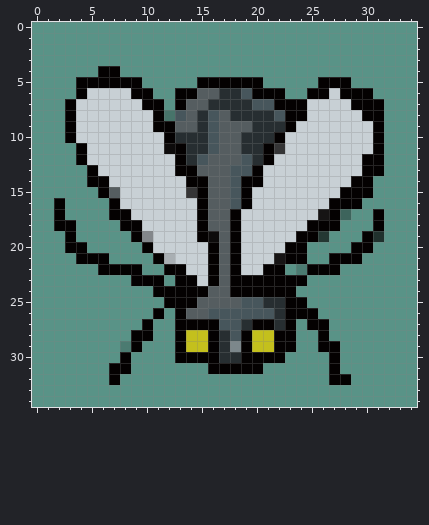
One commit to this pixel-art sprite: Imagenes/moscaopendown.png. This is how it looked before the edit.
The file is 35x35 pixels. Colours within 5 levels of each other are drawn and written as one.
After the commit:
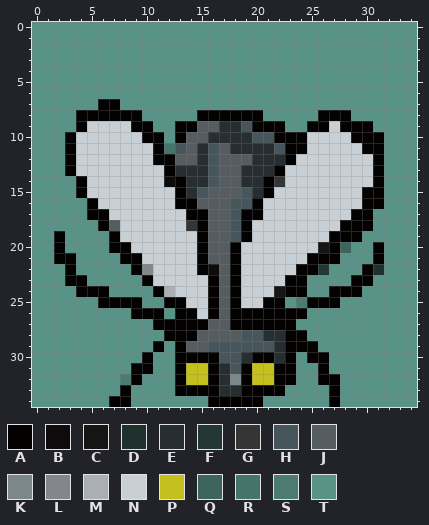
Palette (. is transparent): A #040101  B #0d0b0b  C #161414  D #20312d  E #272e31  F #243833  G #353536  H #47565c  J #555d60  K #7c878b  L #83878b  M #a9afb3  N #c8d0d5  P #c4c01d  Q #3d645c  R #47746a  S #4b7b71  T #599387
Changes in this commit:
@@ x 0..34 @@
  3 TTTTTTTTTTTTTTTTTTTTTTTTTTTTTTTTTTT
- 4 TTTTTTAATTTTTTTTTTTTTTTTTTTTTTTTTTT
- 5 TTTTAAAAAATTTTTAAAAAATTTTTAAATTTTTT
- 6 TTTTANNNNAATTAAJJEEHAAATTAANAAATTTT
- 7 TTTANNNNNNAATAJJEEEEHHAAANNNNAAATTT
- 8 TTTANNNNNNNARHJEHJEEEEHAANNNNNAATTT
- 9 TTTANNNNNNNAAJJEHJJJEEEANNNNNNNATTT
-10 TTTANNNNNNNNAEEEHJJEEEANNNNNNNNATTT
-11 TTTTANNNNNNNBAEEHJJEEAGNNNNNNNNATTT
-12 TTTTANNNNNNNNAEHJJJHEANNNNNNNNAATTT
-13 TTTTTANNNNNNNAAJJJHHANNNNNNNNNAATTT
-14 TTTTTAANNNNNNNAAJJHAANNNNNNNNAATTTT
-15 TTTTTTAJNNNNNNGAJJHANNNNNNNNAAATTTT
-16 TTATTTTANNNNNNNAJJHANNNNNNNAAATTTTT
-17 TTATTTTAANNNNNNAJJANNNNNNNCAQTTATTT
-18 TTAATTTTAANNNNNAJJANNNNNNAAATTTATTT
-19 TTTATTTTTALNNNNABJANNNNNAAFTTTADTTT
-20 TTTAATTTTTANNNNNAJANNNNAATTTTAATTTT
-21 TTTTAAATTTTAMNNNAJANNNCAATTAAATTTTT
-22 TTTTTTAAAATTAANNAJANNAATSAAATTTTTTT
-23 TTTTTTTTTAAATAANAJAAAAAAATTTTTTTTTT
-24 TTTTTTTTTTTAAAAAJJAAAAAATTTTTTTTTTT
-25 TTTTTTTTTTTTAAAJJJJHHEEAATTTTTTTTTT
-26 TTTTTTTTTTTATAJJHHHHHHEAAATTTTTTTTT
-27 TTTTTTTTTTATTAAAAHHEAAEATAATTTTTTTT
-28 TTTTTTTTTAATTAPPAEHAPPAATTATTTTTTTT
-29 TTTTTTTTSATTTAPPAEKAPPAATTAATTTTTTT
-30 TTTTTTTTATTTTAAAAEEAAAATTTTATTTTTTT
-31 TTTTTTTAATTTTTTTAAAAATTTTTTATTTTTTT
-32 TTTTTTTATTTTTTTTTTTTTTTTTTTAATTTTTT
-33 TTTTTTTTTTTTTTTTTTTTTTTTTTTTTTTTTTT
-34 TTTTTTTTTTTTTTTTTTTTTTTTTTTTTTTTTTT
+ 4 TTTTTTTTTTTTTTTTTTTTTTTTTTTTTTTTTTT
+ 5 TTTTTTTTTTTTTTTTTTTTTTTTTTTTTTTTTTT
+ 6 TTTTTTTTTTTTTTTTTTTTTTTTTTTTTTTTTTT
+ 7 TTTTTTAATTTTTTTTTTTTTTTTTTTTTTTTTTT
+ 8 TTTTAAAAAATTTTTAAAAAATTTTTAAATTTTTT
+ 9 TTTTANNNNAATTAAJJEEHAAATTAANAAATTTT
+10 TTTANNNNNNAATAJJEEEEHHAAANNNNAAATTT
+11 TTTANNNNNNNARHJEHJEEEEHAANNNNNAATTT
+12 TTTANNNNNNNAAJJEHJJJEEEANNNNNNNATTT
+13 TTTANNNNNNNNAEEEHJJEEEANNNNNNNNATTT
+14 TTTTANNNNNNNBAEEHJJEEAGNNNNNNNNATTT
+15 TTTTANNNNNNNNAEHJJJHEANNNNNNNNAATTT
+16 TTTTTANNNNNNNAAJJJHHANNNNNNNNNAATTT
+17 TTTTTAANNNNNNNAAJJHAANNNNNNNNAATTTT
+18 TTTTTTAJNNNNNNGAJJHANNNNNNNNAAATTTT
+19 TTATTTTANNNNNNNAJJHANNNNNNNAAATTTTT
+20 TTATTTTAANNNNNNAJJANNNNNNNCAQTTATTT
+21 TTAATTTTAANNNNNAJJANNNNNNAAATTTATTT
+22 TTTATTTTTALNNNNABJANNNNNAAFTTTADTTT
+23 TTTAATTTTTANNNNNAJANNNNAATTTTAATTTT
+24 TTTTAAATTTTAMNNNAJANNNCAATTAAATTTTT
+25 TTTTTTAAAATTAANNAJANNAATSAAATTTTTTT
+26 TTTTTTTTTAAATAANAJAAAAAAATTTTTTTTTT
+27 TTTTTTTTTTTAAAAAJJAAAAAATTTTTTTTTTT
+28 TTTTTTTTTTTTAAAJJJJHHEEAATTTTTTTTTT
+29 TTTTTTTTTTTATAJJHHHHHHEAAATTTTTTTTT
+30 TTTTTTTTTTATTAAAAHHEAAEATAATTTTTTTT
+31 TTTTTTTTTAATTAPPAEHAPPAATTATTTTTTTT
+32 TTTTTTTTSATTTAPPAEKAPPAATTAATTTTTTT
+33 TTTTTTTTATTTTAAAAEEAAAATTTTATTTTTTT
+34 TTTTTTTAATTTTTTTAAAAATTTTTTATTTTTTT
Boxes around the changes in both pictures, in picture pixels (x1, y1, x2, y2):
changed: (54, 66, 384, 407)
